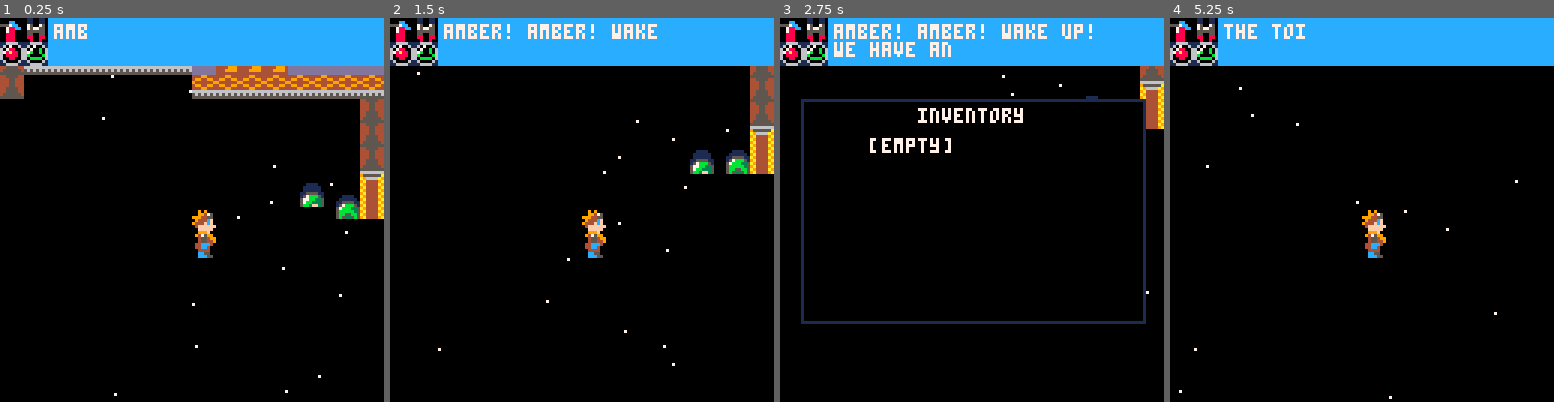
Above: before the commit, frames 1-4 (left to right).
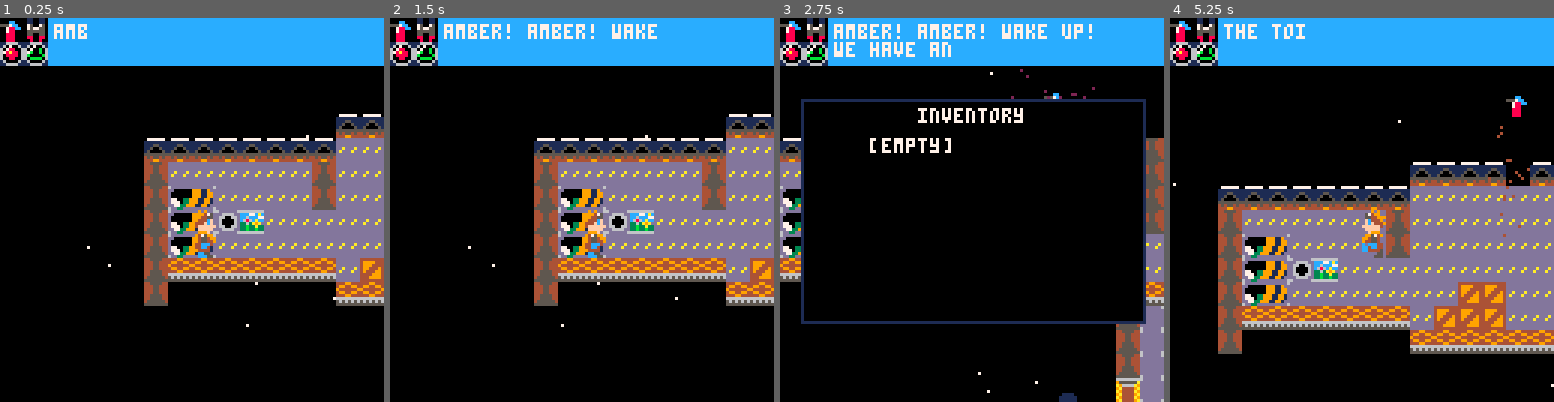
Above: after the commit, the same moments.

Repository: nsatragno/pico8-carts
Game: PICO-8 cartridge space_kludge/space_kludge.p8
The game is run twice, just before and just after one commit, with the same random seed, the same clock (stepped at 60 frames per second) and the same inputs.
Inputs:
- Up to frame 1 (0.25 s): no input
- Up to frame 2 (1.5 s): tap X (X key) at 0.33, 1.07 s; tap O (Z key) at 0.7 s
- Up to frame 3 (2.75 s): hold Right 1.6-2.1 s; tap O (Z key) at 1.7, 2.1, 2.5 s; tap X (X key) at 1.85 s; hold Up 2.15-2.42 s; hold Right from 2.47 s (still down)
- Up to frame 4 (5.25 s): tap O (Z key) every 0.4 s from 2.9 to 4.9 s; tap X (X key) at 2.97, 4.08, 5.2 s; release Right at 3.03 s; hold Left 3.08-3.58 s; hold Down 3.63-3.97 s; hold Right 4.02-4.68 s; hold Up 4.73-5.03 s; hold Left from 5.08 s (still down)

The runs differ from the first frame. In frame 1, 30% of the frame differs, in the area x 0-100%, y 12-99%; in frame 2, 25%; in frame 3, 7.6%; in frame 4, 36%, in the area x 0-100%, y 17-100%.

Commit message:
Bring back animations & better hole particles

Diff:
--- a/space_kludge/space_kludge.p8
+++ b/space_kludge/space_kludge.p8
@@ -46,8 +46,8 @@
 
 function create_player()
   return {
-    x = 88,
-    y = 114,
+    x = 40,
+    y = 40,
     dx = 0,
     dy = 0.2,
     facing = 1,
@@ -112,15 +112,15 @@
       else
         if not self.in_space then
           if btn(➡️) then
-            movement_ticks += 1
+            self.movement_ticks += 1
             self.dx += 0.25
             self.facing = 1
           elseif btn(⬅️) then
-            movement_ticks += 1
+            self.movement_ticks += 1
             self.dx -= 0.25
             self.facing = -1
           else
-            movement_ticks = 0
+            self.movement_ticks = 0
             if self.dx > 0 then
               self.dx -= 0.125
             elseif self.dx < 0 then
@@ -312,7 +312,29 @@
   return {
     update = function()
       if flr(time() * 10) % 2 == 0 then
-        create_particle(x + rnd(8), y + rnd(8), dx, dy, 30, 4)
+        local x_offset
+        if dx == 0 then
+          x_offset = rnd(20) - 10
+        else
+          x_offset = rnd(20) * -sgn(dx)
+        end
+        if dy == 0 then
+          y_offset = rnd(20) - 10
+        else
+          y_offset = rnd(20) * -sgn(dy)
+        end
+
+        local particle = create_particle(
+          x + rnd(8) + x_offset, y + rnd(8) + y_offset,
+          dx, dy, 30, 4)
+        particle._update = function(self)
+          if g_map:is_space(self.x, self.y) then
+            return
+          end
+          local vector = normalize(x - self.x, y - self.y)
+          self.dx += vector.x * 0.1
+          self.dy += vector.y * 0.1
+        end
       end
       if not g_player.in_space and
          abs(g_player.x - x) < 50 and
@@ -398,7 +420,7 @@
       self.y += self.dy
 
       if self._update then
-        return self._update()
+        return self:_update()
       end
     end,  -- particle:update
 
@@ -696,7 +718,7 @@
   add(g_actors, create_extinguisher(164, 112))
   add(g_actors, create_jetpack(124, 112))
 
-  --add(g_actors, create_denuvo(120, 0, 0, 0.2))
+  add(g_actors, create_denuvo(120, 0, 0, 0.2))
 
   g_map = {
     draw = function(self)
